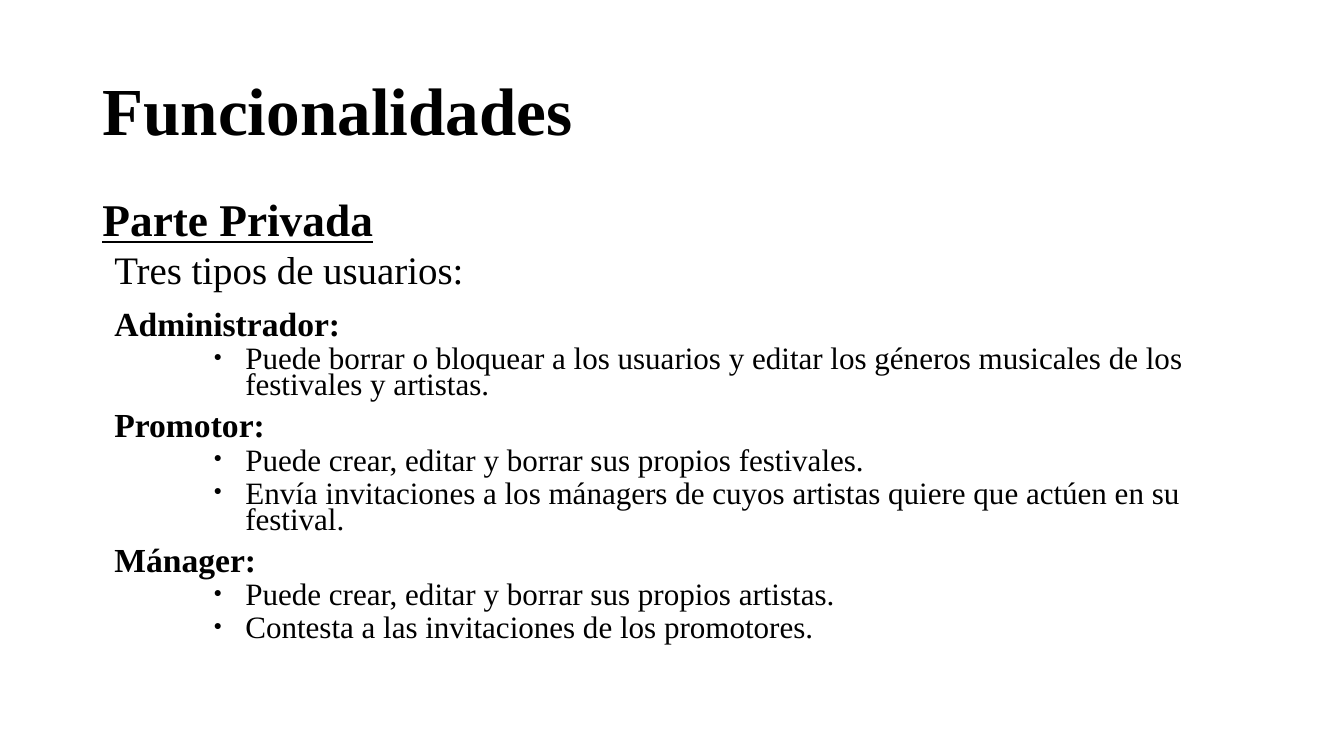
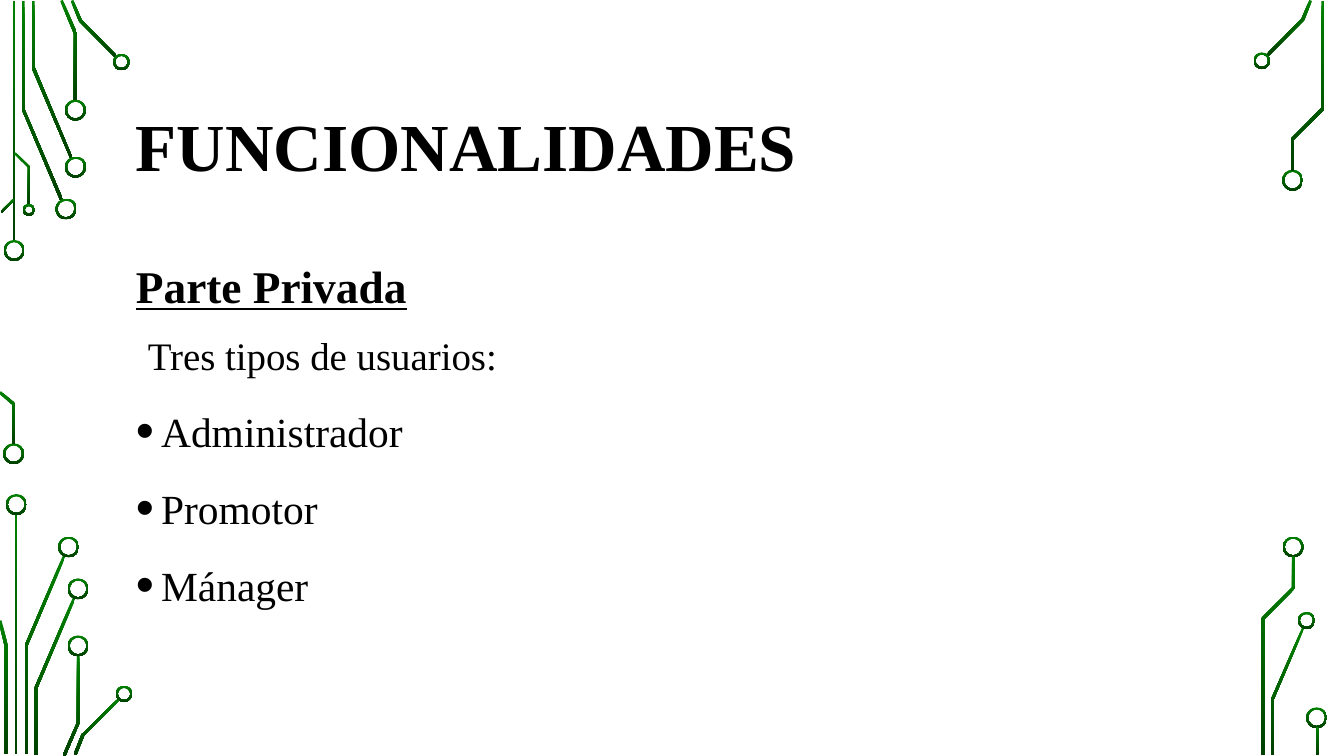
Before and after one commit to pavel-kalmykov-razgovorov/awiten-fests, a slide deck: slide 4 of doc/Presentación AWITEN FESTS.pptx. Drawn at 1344x756 pixels with LibreOffice and Linux fonts; fonts in the diff are those of the drawing; background and template pictures are left out. Boxes give left, top, right and bottom in pixels: in the first picture for what was removed or moved away, otherwise in the second. Text is boxed around its words. In the diff, an @@ line names an element or a change of style, - is before the commit and + after.

Commit message:
Presentación

```diff
--- a/doc/Presentación AWITEN FESTS.pptx
+++ b/doc/Presentación AWITEN FESTS.pptx
@@ title at [136, 126, 796, 172]: text changed @@
-Funcionalidades
+FUNCIONALIDADES
@@ text "Parte Privada": place and size @@
-text "Parte Privada" at [102, 204, 1182, 644]
+text "Parte Privada" at [136, 271, 497, 609]
@@ text at [136, 271, 497, 378]: line spacing 0.7 to 1.1 @@
@@ text at [161, 418, 403, 609]: text changed; size 22.2 to 29.6 pt @@
-Administrador:
-    ● Puede borrar o bloquear a los usuarios y editar los géneros musicales de los festivales y artistas.
-Promotor:
-    ● Puede crear, editar y borrar sus propios festivales.
-    ● Envía invitaciones a los mánagers de cuyos artistas quiere que actúen en su festival.
-Mánager:
-    ● Puede crear, editar y borrar sus propios artistas.
-    ● Contesta a las invitaciones de los promotores.
+• Administrador
+• Promotor
+• Mánager
@@ group added at [0, 0, 1328, 756]: 33 freeform shapes, 3 rectangles @@
```
Also in this commit, not shown: 4 other slides changed, 4 slides added, 1 slide removed.
